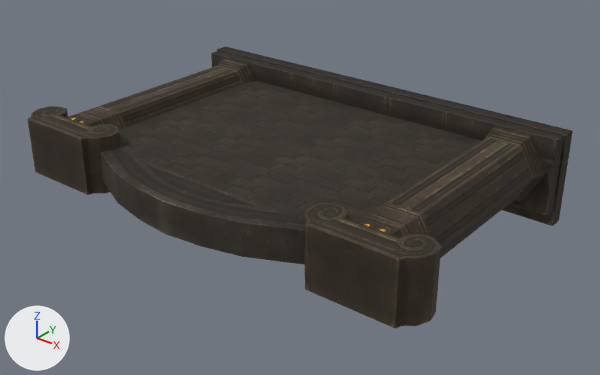
The OBJ model sceneobjs/juqing_fuben_292/juqing_fuben_292_qiangti01a.obj: old version first, new version second.
The view is the same before and after, from a 50 mm camera at (448.0, -681.0, 320.0) aimed at (16.0, -142.0, -15.0). Arrows for +X, +Y and +Z are at lower left; the lights stay in place. Where no turn or scale is listed for an object, it has been applied to the vertices. Vertices at the same position are counted once.

Names of what the first picture shows: 'juqing_fuben_292_qiangti01a'.
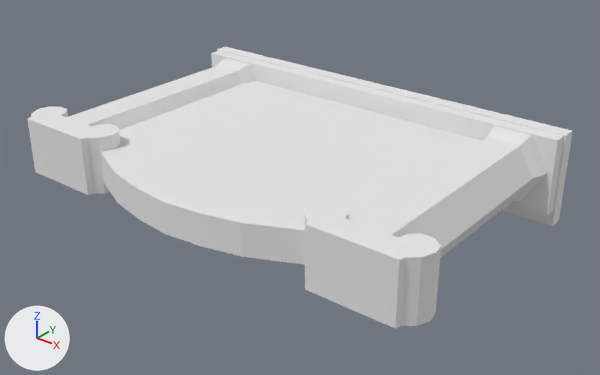
The edits, one by one:
Material 'material_2' (mat_material_2_1) is new.
Its base color is (0.8, 0.8, 0.8) (white #e7e7e7).
Its roughness is 1.0.
Material 'material_1' (mat_material_1_1) is new.
Its base color is (0.8, 0.8, 0.8) (white #e7e7e7).
Its roughness is 1.0.
me_juqing_fuben_292_qiangti01a has 702 vertices, 1076 faces and spans x -219.0..219.0, y -293.0..2.0, z -45.0..45.0.
me_juqing_fuben_292_qiangti01a is used by ob_juqing_fuben_292_qiangti01a; location (0.0, 0.0, 0.0).
me_juqing_fuben_292_qiangti01a part 1: all 582 faces that had it switch from mat_material_2 (picture img_juqing_fuben_292_qiangti01_2_png) to mat_material_2_1 (white #e7e7e7).
me_juqing_fuben_292_qiangti01a part 2: all 494 faces that had it switch from mat_material_1 (picture img_juqing_fuben_292_qiangti01_1_png) to mat_material_1_1 (white #e7e7e7).

Boxes [x1, y1, x2, y2] around the edits, measured in the pictures (600 x 375 px):
part 1 of me_juqing_fuben_292_qiangti01a, recoloured (black to white): [100, 47, 573, 265] in both
part 2 of me_juqing_fuben_292_qiangti01a, recoloured: [27, 58, 547, 329] in both
